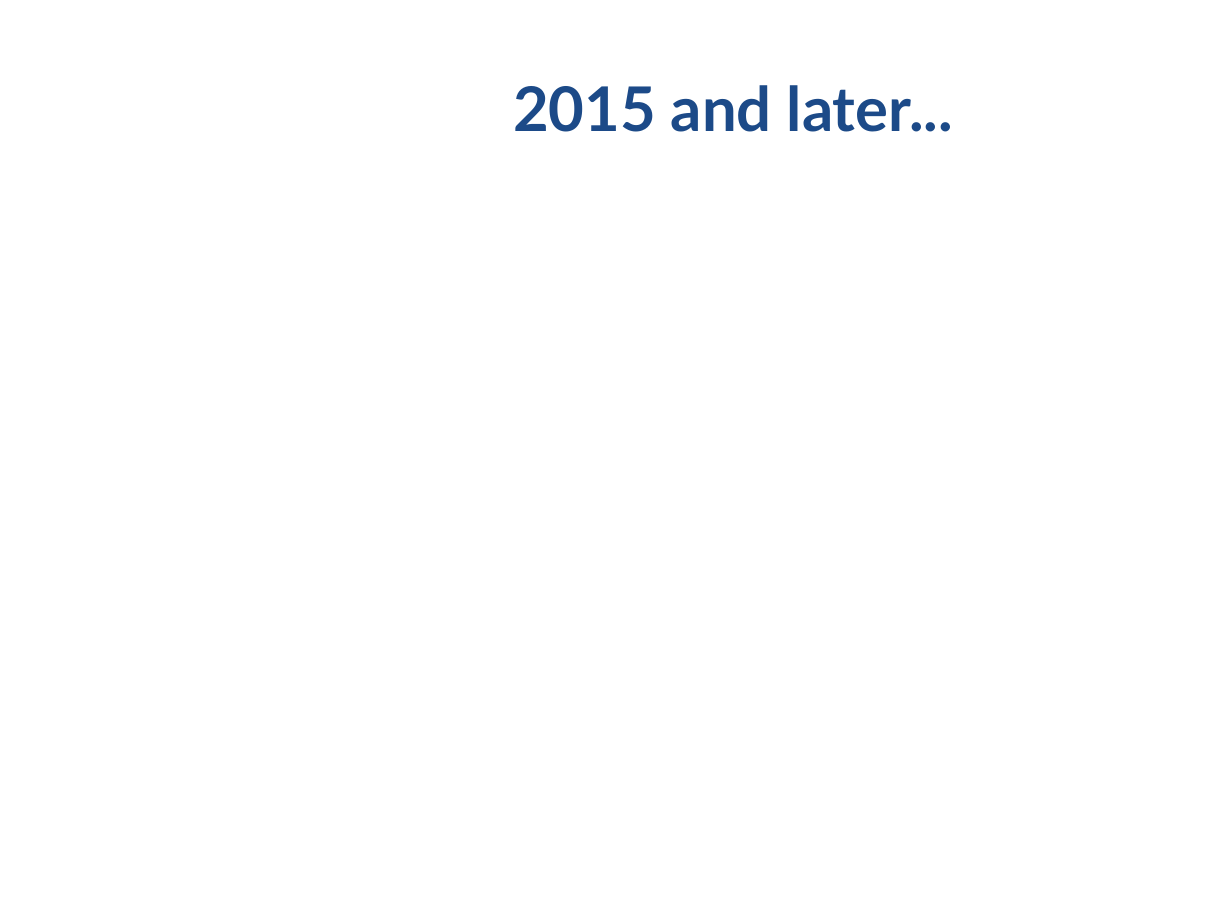
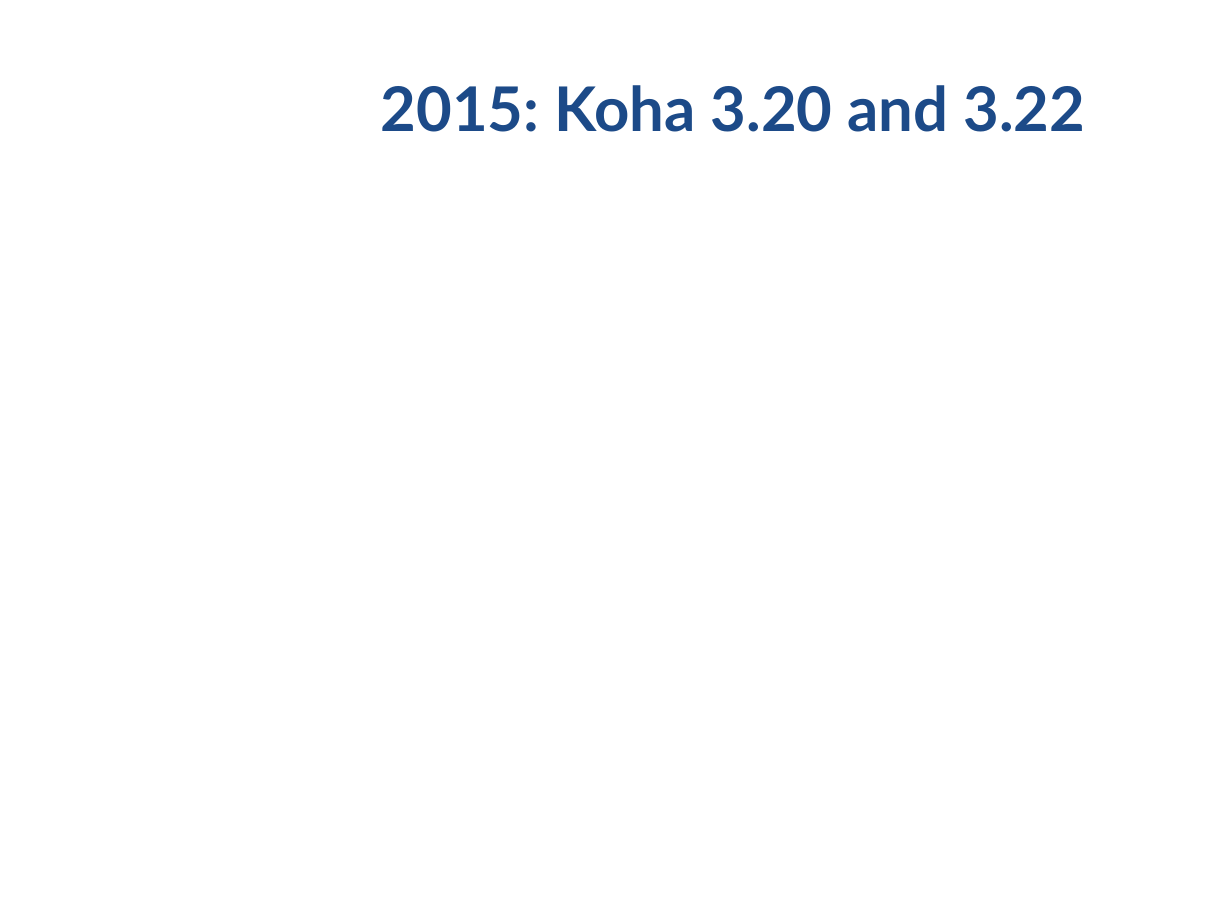
Before and after one commit to ranginui/presentation, a slide deck: slide 24 of kohacon15/history/history.odp. Drawn at 1232x924 pixels with LibreOffice and Linux fonts; fonts in the diff are those of the drawing; background and template pictures are left out. Boxes give left, top, right and bottom in pixels: in the first picture for what was removed or moved away, otherwise in the second. Text is boxed around its words. In the diff, an @@ line names an element or a change of style, - is before the commit and + after.

```diff
--- a/kohacon15/history/history.odp
+++ b/kohacon15/history/history.odp
@@ title at (x1=381, y1=85, x2=1085, y2=132): text changed @@
-2015 and later...
+2015: Koha 3.20 and 3.22
```
Also in this commit, not shown: 4 other slides changed, 1 slide added.
